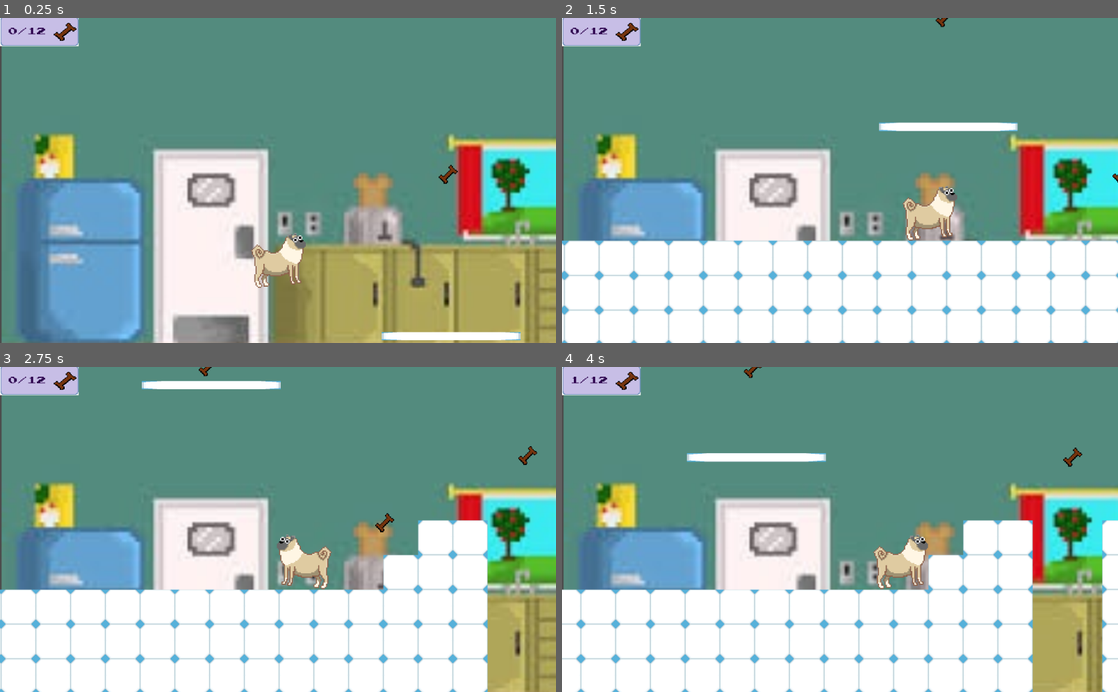
Above: before the commit, frames 1-4 (two rows, left to right).
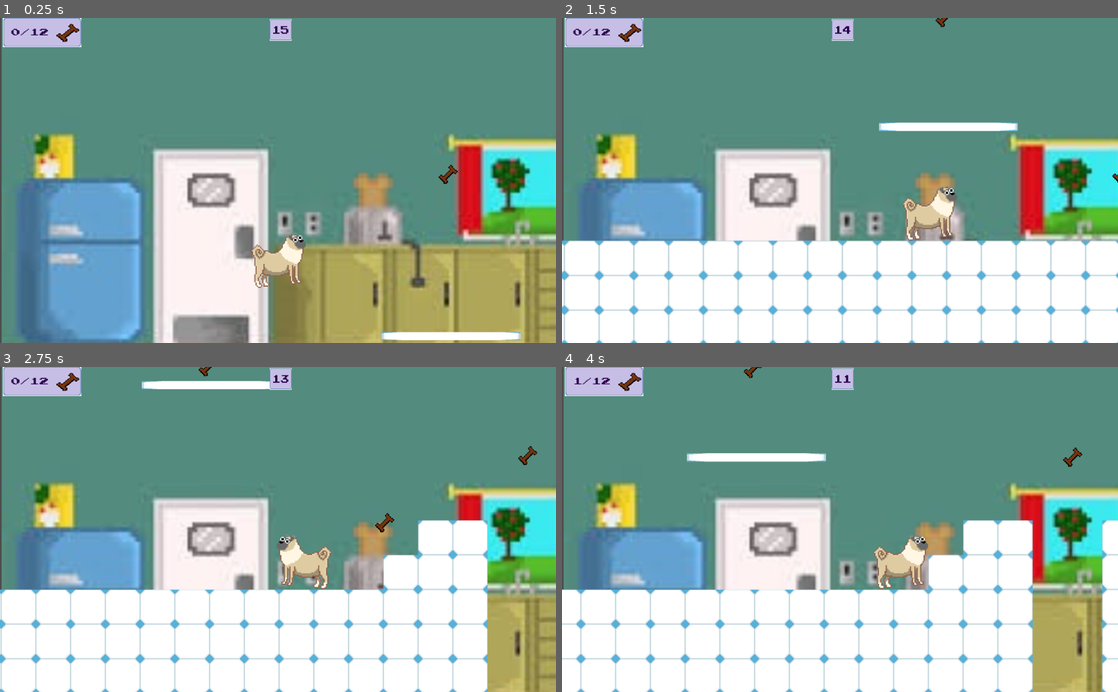
Above: after the commit, the same moments.

Repository: jakeparmstrong/Project-Ted
Game: Godot game, scene res://Levels/Kitchen/Kitchen.tscn
Two runs of this game, one before a commit and one after it. Both use one fixed random seed, a clock stepped at 60 frames per second and the inputs below.
Inputs:
- Up to frame 1 (0.25 s): no input
- Up to frame 2 (1.5 s): hold Right (ui_right) from 0.53 s (still down); tap Space (player_jump) at 0.77 s
- Up to frame 3 (2.75 s): tap Space (player_jump) at 1.52 s; release Right (ui_right) at 2.03 s; hold Left (ui_left) from 2.03 s (still down)
- Up to frame 4 (4 s): release Left (ui_left) at 2.78 s; hold Right (ui_right) from 2.78 s (still down); tap Space (player_jump) at 3.02, 3.77 s

The runs differ from the first frame. In frame 1, 0.7% of the frame differs, in the area x 0-53%, y 0-9%; in frame 2, 0.7%; in frame 3, 0.7%; in frame 4, 0.7%.

Commit message:
added timer object and final score popup placeholder

Diff:
--- /dev/null
+++ b/HUD/Clock.gd
@@ -0,0 +1,7 @@
+extends NinePatchRect
+#connector between clocklabel and interface
+
+signal time_out_interface
+
+func _on_ClockLabel_time_out() -> void:
+	emit_signal("time_out_interface")
--- /dev/null
+++ b/HUD/Clock.tscn
@@ -0,0 +1,40 @@
+[gd_scene load_steps=6 format=2]
+
+[ext_resource path="res://HUD/thing.png" type="Texture" id=1]
+[ext_resource path="res://HUD/ClockLabel.gd" type="Script" id=2]
+[ext_resource path="res://Fonts/PressStart2P-vaV7.ttf" type="DynamicFontData" id=3]
+[ext_resource path="res://HUD/Clock.gd" type="Script" id=4]
+
+[sub_resource type="DynamicFont" id=1]
+font_data = ExtResource( 3 )
+
+[node name="Clock" type="NinePatchRect"]
+pause_mode = 1
+anchor_left = 0.5
+anchor_right = 0.5
+margin_left = -20.0
+margin_right = 20.0
+margin_bottom = 40.0
+texture = ExtResource( 1 )
+script = ExtResource( 4 )
+__meta__ = {
+"_edit_use_anchors_": false
+}
+
+[node name="ClockLabel" type="Label" parent="."]
+margin_top = 13.0
+margin_right = 40.0
+margin_bottom = 30.0
+custom_fonts/font = SubResource( 1 )
+custom_colors/font_color = Color( 0.172549, 0.00392157, 0.301961, 1 )
+text = "15"
+align = 1
+script = ExtResource( 2 )
+__meta__ = {
+"_edit_use_anchors_": false
+}
+
+[node name="Timer" type="Timer" parent="ClockLabel"]
+autostart = true
+[connection signal="time_out" from="ClockLabel" to="." method="_on_ClockLabel_time_out"]
+[connection signal="timeout" from="ClockLabel/Timer" to="ClockLabel" method="_on_Timer_timeout"]
--- /dev/null
+++ b/HUD/ClockLabel.gd
@@ -0,0 +1,13 @@
+extends Label
+
+signal time_out
+var time_remaining = 15
+
+func _process(delta):
+		if str(time_remaining) != text:
+			text = str(time_remaining)
+		if time_remaining == 0:
+			emit_signal("time_out")
+
+func _on_Timer_timeout() -> void:
+	time_remaining -= 1
--- a/HUD/Interface.gd
+++ b/HUD/Interface.gd
@@ -2,9 +2,13 @@
 
 signal pause_internal
 signal unpause_external
+signal time_out_external
 
 func _on_Ted_pause_game() -> void:
 	emit_signal("pause_internal")
 
 func _on_PauseScreen_unpause_internal() -> void:
 	emit_signal("unpause_external")
+
+func _on_Clock_time_out_interface() -> void:
+	emit_signal("time_out_external")
--- a/HUD/Interface.tscn
+++ b/HUD/Interface.tscn
@@ -1,9 +1,11 @@
-[gd_scene load_steps=7 format=2]
+[gd_scene load_steps=10 format=2]
 
 [ext_resource path="res://HUD/BoneCounter.tscn" type="PackedScene" id=1]
 [ext_resource path="res://Fonts/PressStart2P-vaV7.ttf" type="DynamicFontData" id=2]
 [ext_resource path="res://HUD/PauseScreen.gd" type="Script" id=3]
 [ext_resource path="res://HUD/Interface.gd" type="Script" id=4]
+[ext_resource path="res://HUD/Clock.tscn" type="PackedScene" id=5]
+[ext_resource path="res://HUD/thing.png" type="Texture" id=6]
 
 [sub_resource type="DynamicFont" id=1]
 size = 48
@@ -13,9 +15,16 @@
 [sub_resource type="DynamicFont" id=2]
 font_data = ExtResource( 2 )
 
+[sub_resource type="DynamicFont" id=3]
+font_data = ExtResource( 2 )
+
 [node name="Interface" type="Control"]
 anchor_right = 1.0
 anchor_bottom = 1.0
+margin_left = 4.54419
+margin_top = 2.27209
+margin_right = 4.54419
+margin_bottom = 2.27209
 script = ExtResource( 4 )
 __meta__ = {
 "_edit_use_anchors_": false
@@ -88,5 +97,38 @@
 __meta__ = {
 "_edit_use_anchors_": false
 }
-[connection signal="pause_internal" from="." to="PauseScreen" method="_on_Interface_pause_internal"]
+
+[node name="Clock" parent="." instance=ExtResource( 5 )]
+
+[node name="FinalScore" type="NinePatchRect" parent="."]
+visible = false
+anchor_left = 0.5
+anchor_top = 0.5
+anchor_right = 0.5
+anchor_bottom = 0.5
+margin_left = -205.0
+margin_top = -77.5
+margin_right = 205.0
+margin_bottom = 77.5
+texture = ExtResource( 6 )
+__meta__ = {
+"_edit_use_anchors_": false
+}
+
+[node name="Label" type="Label" parent="FinalScore"]
+anchor_left = 0.5
+anchor_top = 0.5
+anchor_right = 0.5
+anchor_bottom = 0.5
+margin_left = -128.0
+margin_top = -36.5
+margin_right = 128.0
+margin_bottom = 36.5
+custom_fonts/font = SubResource( 3 )
+custom_colors/font_color = Color( 0.172549, 0.00392157, 0.301961, 1 )
+text = "Bones					[x] x 5
+
+
+Final Score			[num]"
 [connection signal="unpause_internal" from="PauseScreen" to="." method="_on_PauseScreen_unpause_internal"]
+[connection signal="time_out_interface" from="Clock" to="." method="_on_Clock_time_out_interface"]
--- a/Levels/Kitchen/Kitchen.gd
+++ b/Levels/Kitchen/Kitchen.gd
@@ -1,6 +1,8 @@
 extends Node2D
 
+var final_score = 0
 var bone_score = 0
+const BONE_MULT = 5
 const NUM_BONES = 12
 var stop_animation = false
 
@@ -24,3 +26,8 @@
 func _on_Interface_unpause_external() -> void:
 	get_tree().paused = false
 	get_node("CanvasLayer/Interface/PauseScreen").set_visible(false)
+
+func _on_Interface_time_out_external() -> void:
+	get_tree().paused = true
+	final_score = bone_score * BONE_MULT
+	get_node("CanvasLayer/Interface/FinalScore").set_visible(true)
--- a/Levels/Kitchen/Kitchen.tscn
+++ b/Levels/Kitchen/Kitchen.tscn
@@ -91,4 +91,5 @@
 [connection signal="bone_collected" from="Bone10" to="." method="_on_Bone_bone_collected"]
 [connection signal="bone_collected" from="Bone11" to="." method="_on_Bone_bone_collected"]
 [connection signal="bone_collected" from="Bone12" to="." method="_on_Bone_bone_collected"]
+[connection signal="time_out_external" from="CanvasLayer/Interface" to="." method="_on_Interface_time_out_external"]
 [connection signal="unpause_external" from="CanvasLayer/Interface" to="." method="_on_Interface_unpause_external"]
Not shown: 1 places in Levels/Kitchen/Kitchen.tscn that only renumber resources
